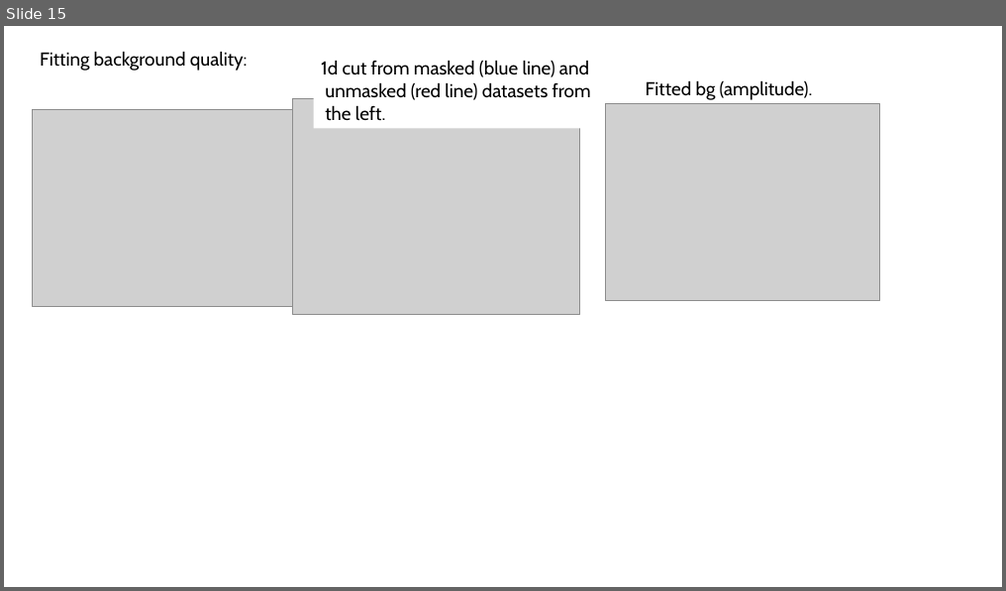
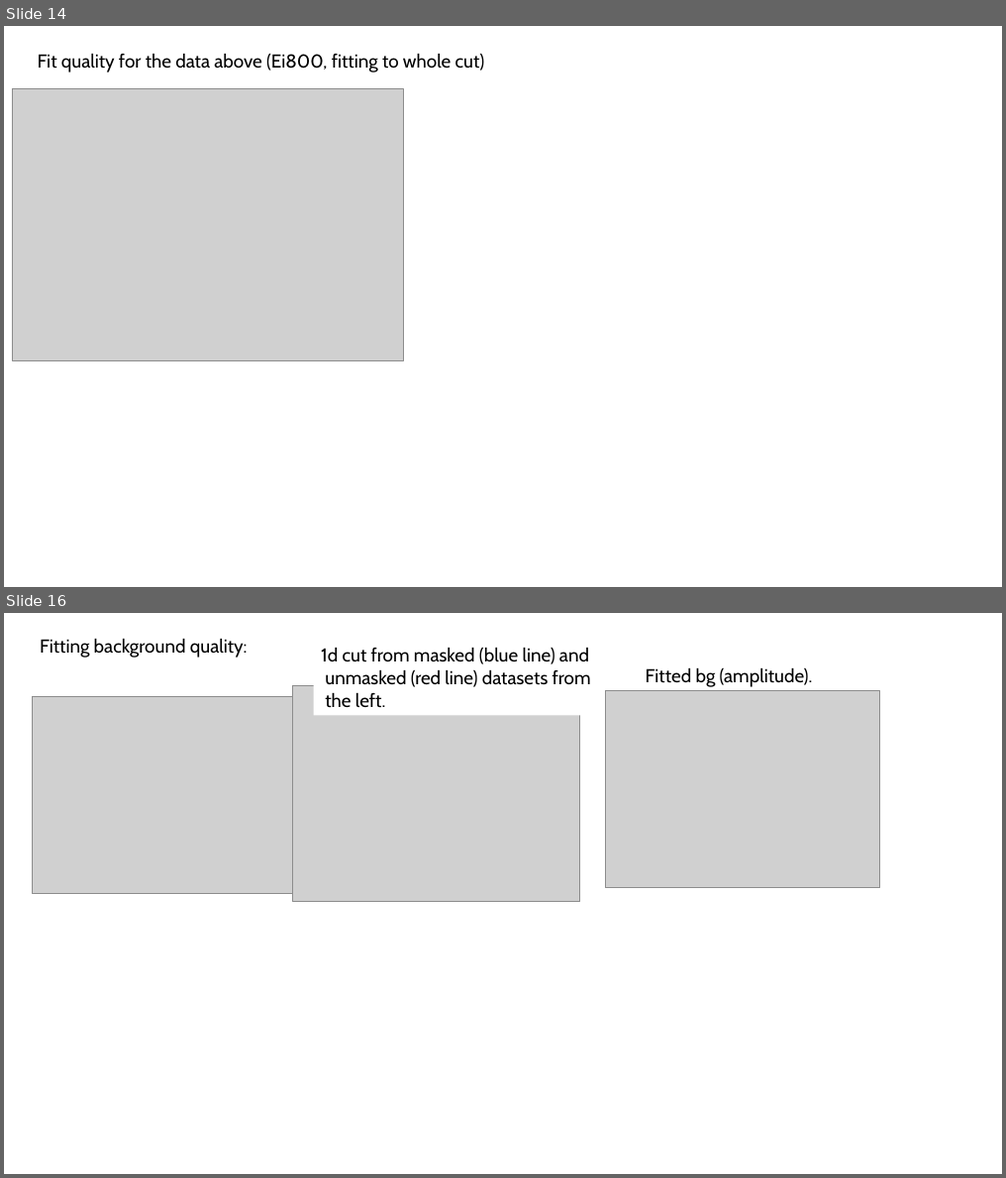
Before and after one commit to abuts/Fe, a slide deck: Data/DFT2025/TheoryExperComparison.pptx. Shown one above the other, each under a label of ours: slide 15 before the commit, slides 14 and 16 after it; the slides between them are not shown. The pictures are 1006x591 and 1006x1178 pixels, drawn with LibreOffice and Linux fonts; fonts in the diff are those of the drawing; grey boxes stand for pictures. Boxes give left, top, right and bottom in pixels: in the first picture for what was removed or moved away, otherwise in the second. Text is boxed around its words. In the diff, an @@ line names an element or a change of style, - is before the commit and + after.

```diff
--- a/Data/DFT2025/TheoryExperComparison.pptx
+++ b/Data/DFT2025/TheoryExperComparison.pptx
@@ slide 14 added at [4, 26, 1002, 587], background #FFFFFF @@
@@ text added at [38, 53, 485, 73], 18 pt, text #000000 @@
+Fit quality for the data above (Ei800, fitting to whole cut)
@@ picture added at [12, 88, 404, 361] @@
@@ what was slide 15 is now slide 16 @@
```
Also in this commit, not shown: 2 slides changed, 1 other slide added, 5 other files.
